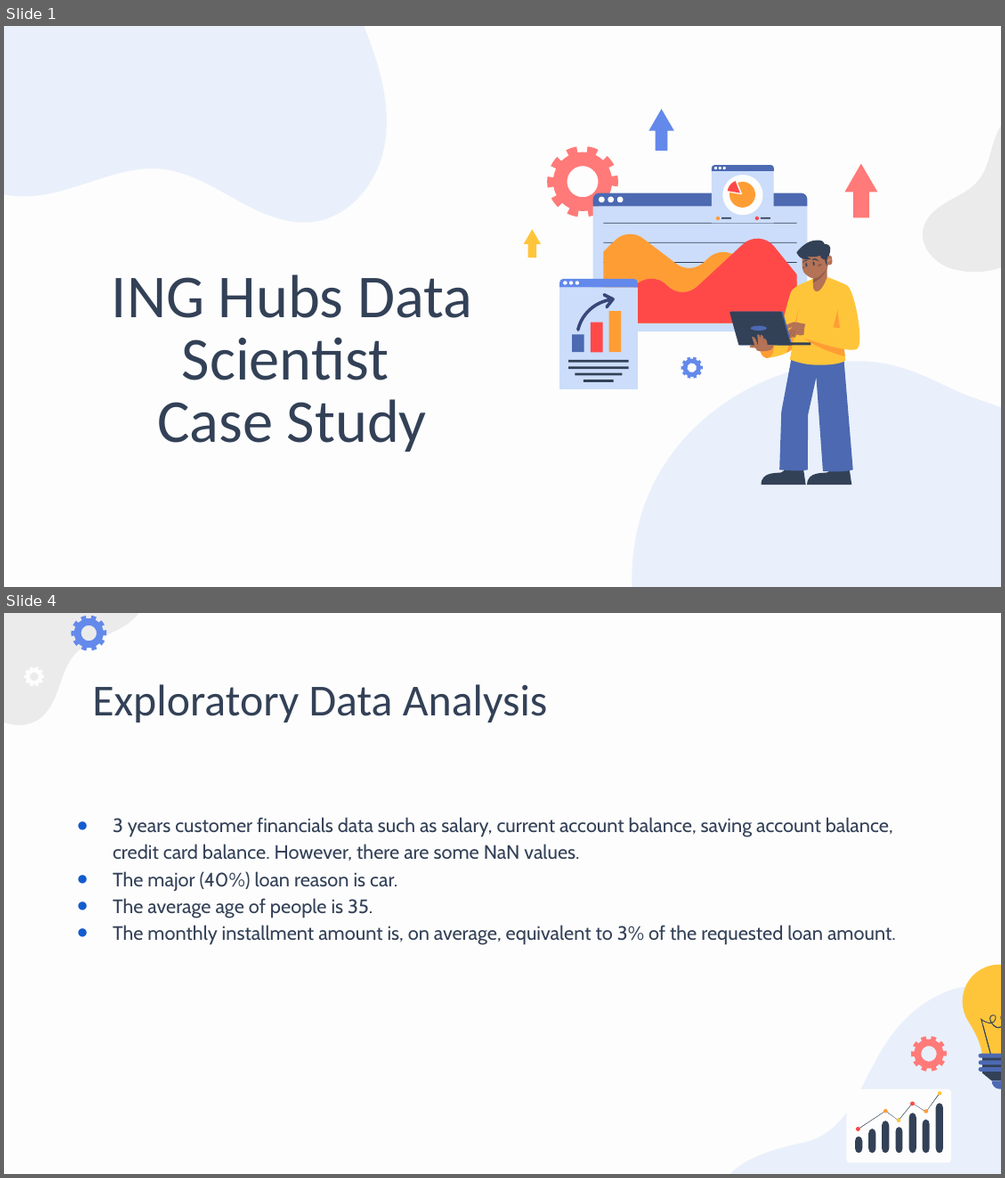
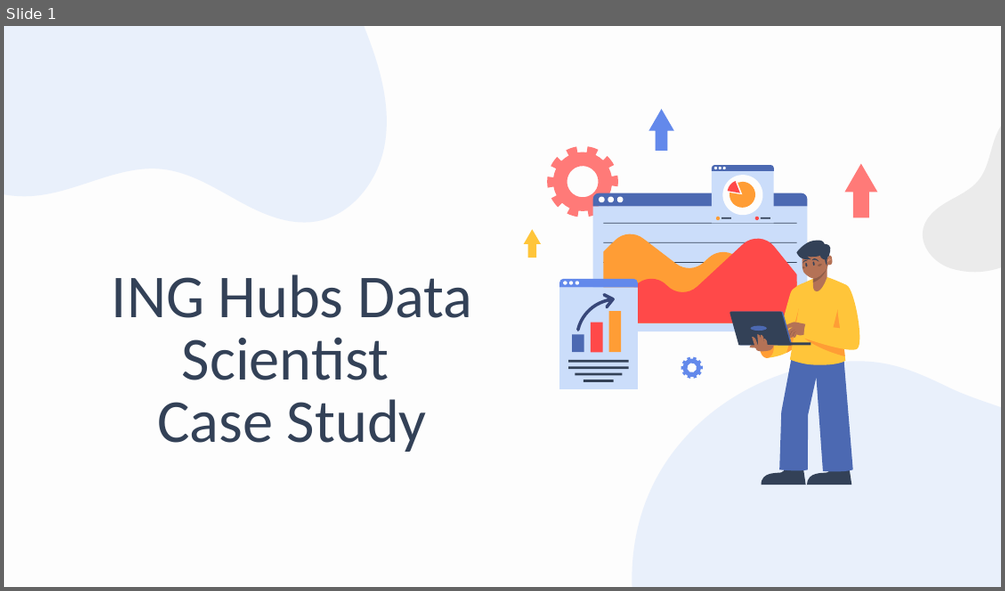
Before and after one commit to denizgunay/loan_delinquency, a slide deck: presentation.pptx. Shown one above the other, each under a label of ours: slides 1 and 4 before the commit, slide 1 after it; the slides between them are not shown. The pictures are 1005x1178 and 1005x591 pixels, drawn with LibreOffice and Linux fonts; fonts in the diff are those of the drawing. Boxes give left, top, right and bottom in pixels: in the first picture for what was removed or moved away, otherwise in the second. Text is boxed around its words. In the diff, an @@ line names an element or a change of style, - is before the commit and + after.

```diff
--- a/presentation.pptx
+++ b/presentation.pptx
@@ slide 4 removed at [4, 613, 1001, 1174], background #FDFDFD @@
@@ freeform shape removed at [4, 613, 178, 755] @@
@@ freeform shape removed at [71, 616, 106, 651] @@
@@ freeform shape removed at [24, 666, 44, 687] @@
@@ title removed at [92, 684, 548, 722] @@
-Exploratory Data Analysis
@@ subtitle removed at [113, 817, 896, 944] @@
-● 3 years customer financials data such as salary, current account balance, saving account balance, credit card balance. However, there are some NaN values.
-● The major (40%) loan reason is car.
-● The average age of people is 35.
-● The monthly installment amount is, on average, equivalent to 3% of the requested loan amount.
@@ freeform shape removed at [663, 928, 1001, 1174] @@
@@ freeform shape removed at [911, 1036, 947, 1070] @@
@@ group removed at [846, 964, 1001, 1162]: 17 freeform shapes, 6 ellipses @@
```
Also in this commit, not shown: 2 slides changed, 18 slides added, 2 other slides removed, 8 other files.
